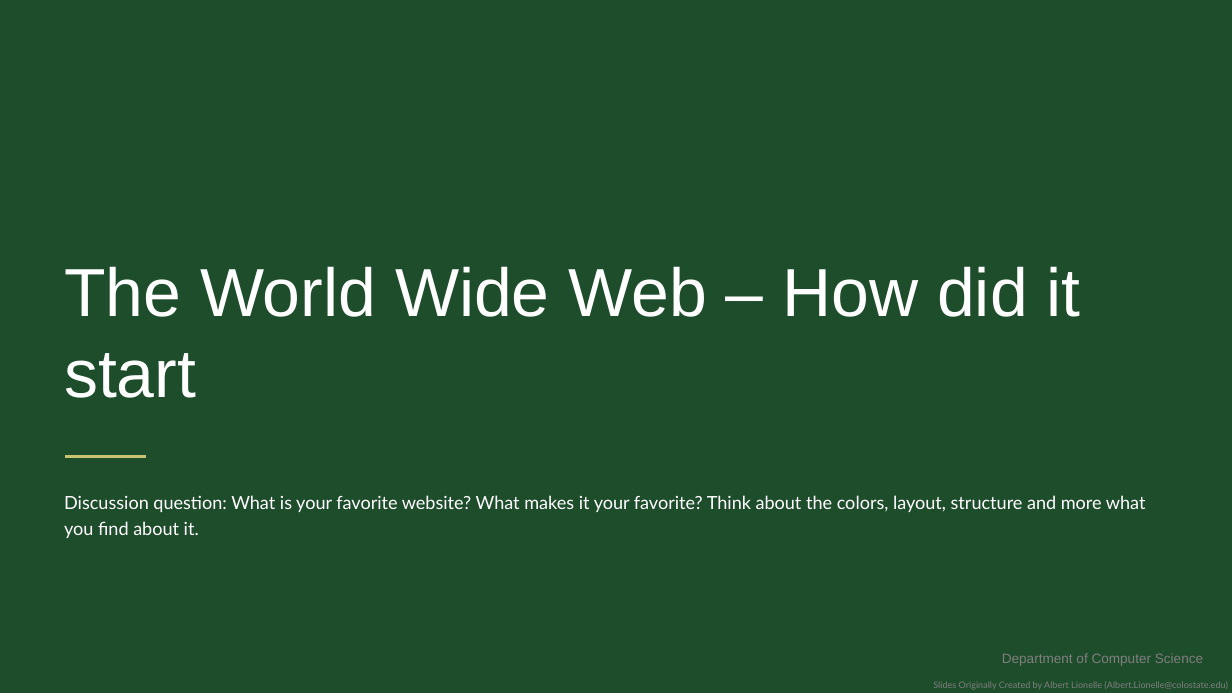
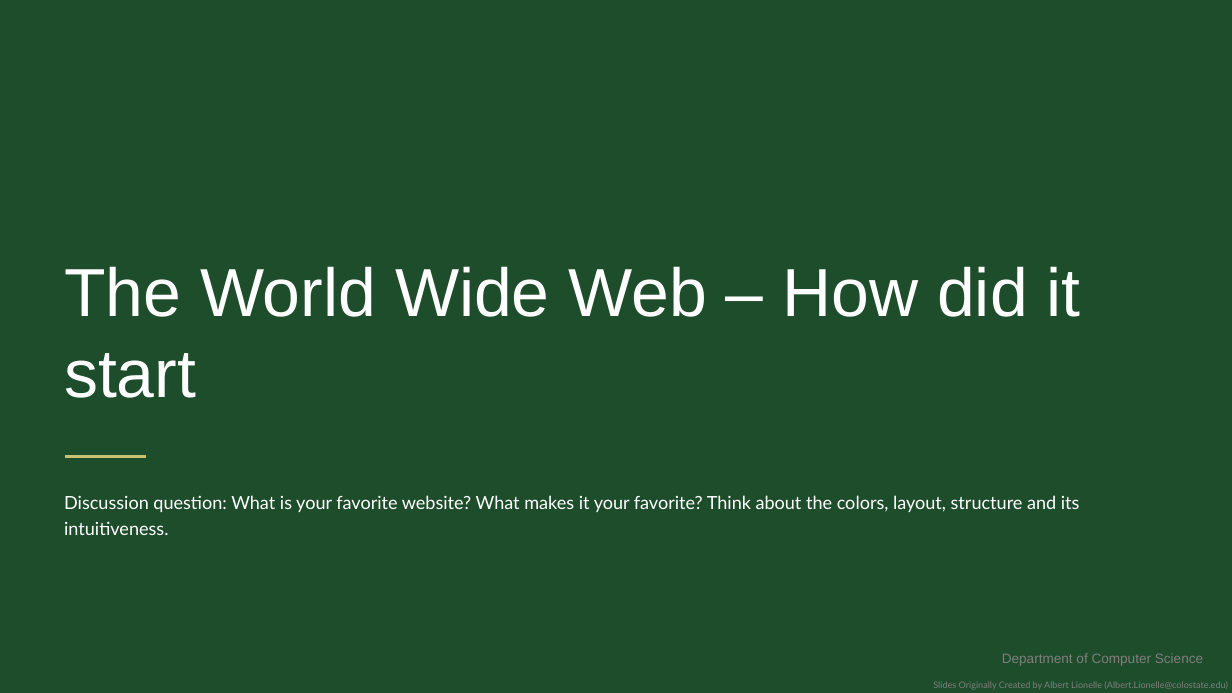
Before and after one commit to CSU-CS150/handouts, a slide deck: slide 1 of helpsessions/week9/week9_html.pptx. Drawn at 1232x693 pixels with LibreOffice and Linux fonts; fonts in the diff are those of the drawing; background and template pictures are left out. Boxes give left, top, right and bottom in pixels: in the first picture for what was removed or moved away, otherwise in the second. Text is boxed around its words. In the diff, an @@ line names an element or a change of style, - is before the commit and + after.

Commit message:
Update week9_html.pptx
typo fixed

```diff
--- a/helpsessions/week9/week9_html.pptx
+++ b/helpsessions/week9/week9_html.pptx
@@ text at box(64, 495, 1080, 535): text changed @@
-Discussion question: What is your favorite website? What makes it your favorite? Think about the colors, layout, structure and more what you find about it.
+Discussion question: What is your favorite website? What makes it your favorite? Think about the colors, layout, structure and its intuitiveness.
```
